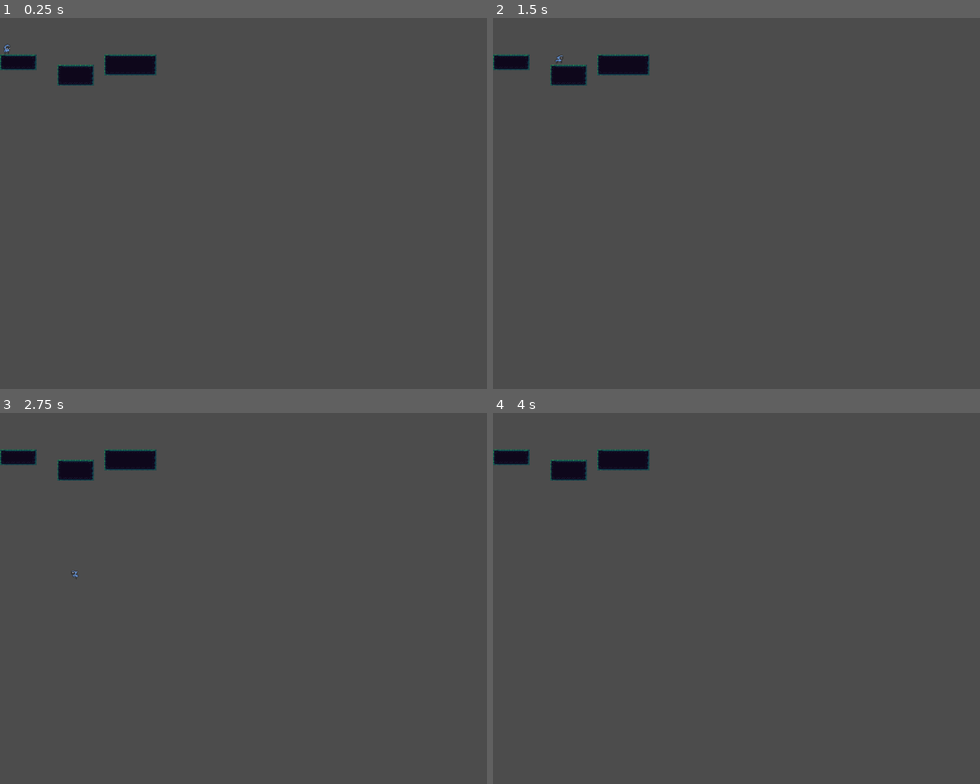
Above: before the commit, frames 1-4 (two rows, left to right).
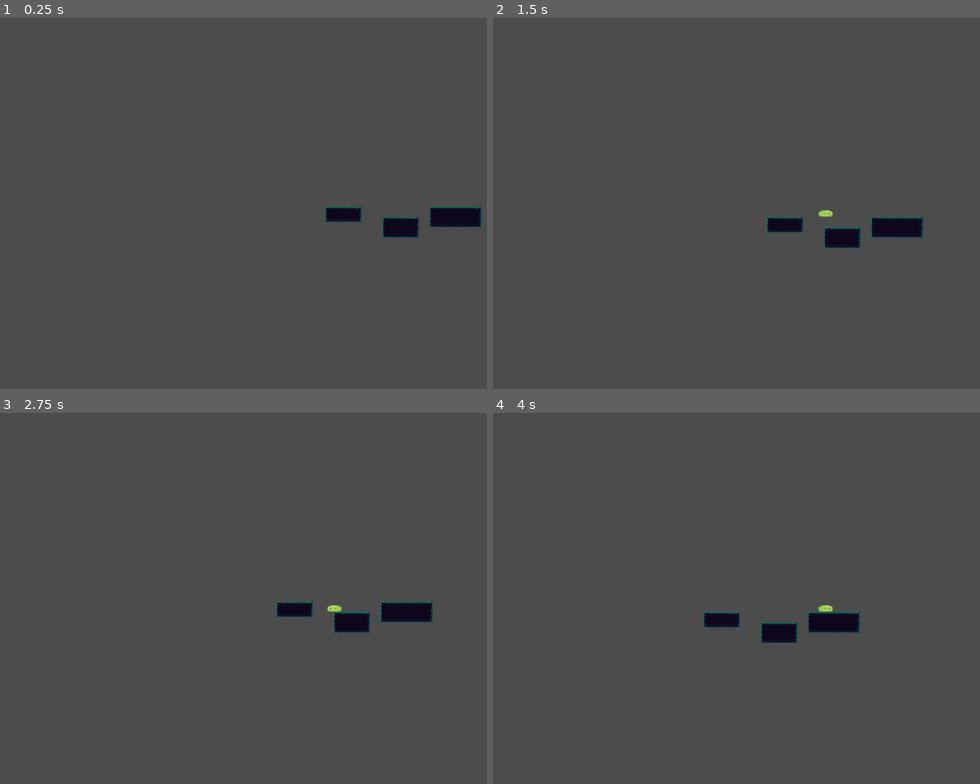
Above: after the commit, the same moments.

Repository: Sir-Tetris/SatGDGameJam
Game: Godot game, scene res://scenes_and_scripts/main.tscn
Two runs of this game, one before a commit and one after it. Both use one fixed random seed, a clock stepped at 60 frames per second and the inputs below.
Inputs:
- Up to frame 1 (0.25 s): no input
- Up to frame 2 (1.5 s): tap Enter at 0.5 s; hold W (jump) 0.53-1.28 s; hold D (move_right) from 0.53 s (still down); tap W (jump) at 1.35 s
- Up to frame 3 (2.75 s): tap W (jump) at 1.52, 1.82 s; release D (move_right) at 2.03 s; hold A (move_left) from 2.03 s (still down); hold W (jump) from 2.03 s (still down)
- Up to frame 4 (4 s): release A (move_left) at 2.78 s; release W (jump) at 2.78 s; hold D (move_right) from 2.78 s (still down); tap W (jump) at 2.85, 3.02, 3.32 s; hold W (jump) from 3.53 s (still down)

The runs differ from the first frame. In frame 1, 2.7% of the frame differs, in the area x 0-99%, y 7-60%; in frame 2, 2.7%; in frame 3, 2.8%, in the area x 0-89%, y 9-60%; in frame 4, 2.7%.

Commit message:
animations

Diff:
--- a/player.gd
+++ b/player.gd
@@ -2,31 +2,91 @@
 
 var velocity := Vector2.ZERO
 export(int) var max_speed = 100
-export(float) var gravity = 9.8
-export(int) var jump_speed = 100
+export(float) var gravity = 20
+export(int) var jump_speed = 10000
 export(int) var acceleration = 25
 export(int) var friction = 25
 
-export(NodePath) onready var anim = get_node(anim) as AnimatedSprite
+enum states {IDLE, MOVE, JUMP, SWALLOW, HIT, DIE, FALL}
+var state = states.IDLE
+
+export(NodePath) onready var anim = get_node(anim) as AnimationPlayer
+export(NodePath) onready var sprites = get_node(sprites) as Node2D
 
 func _physics_process(delta: float) -> void:
+
+	handle_movement()
+	check_all()
+
+
+	if state != states.JUMP:
+		velocity.y += gravity
+
+	velocity = move_and_slide(velocity, Vector2.UP)
+
+
+func _on_AnimationPlayer_animation_finished(anim_name: String) -> void:
+	for sprite in sprites.get_children():
+		sprite.hide()
+		if sprite.name == anim_name:
+			sprite.show()
+
+	if anim_name == "jump":
+		state = states.IDLE
+
+func handle_movement() -> void:
 	var input_vector = Input.get_action_strength("move_right") - Input.get_action_strength("move_left")
+
 
 	if input_vector != 0:
 		velocity.x = move_toward(velocity.x, max_speed * input_vector, acceleration)
-		anim.play("run")
-		anim.flip_h = input_vector < 0
+		for sprite in sprites.get_children():
+			sprite.flip_h = input_vector < 0
+			if sprite.flip_h:
+				sprite.set_offset(Vector2(-10, 0))
+			else:
+				sprite.set_offset(Vector2.ZERO)
 
 	else:
 		velocity.x = move_toward(velocity.x, 0, friction)
-		anim.play("idle")
 
-	var jump_vector = Input.get_action_strength("jump")
-
-	if jump_vector != 0 and is_on_floor():
-		velocity.y -= jump_speed * jump_vector
+	if Input.is_action_just_pressed("jump") and is_on_floor():
 		anim.play("jump")
 
-	velocity.y += gravity
+func play_anims() -> void:
+	match state:
+		states.IDLE:
+			anim.play("idle")
 
-	velocity = move_and_slide(velocity)
+		states.MOVE:
+			anim.play("move")
+
+		states.JUMP:
+			anim.play("jump")
+
+		states.HIT:
+			anim.play("hit")
+
+		states.SWALLOW:
+			anim.play("swallow")
+
+		states.DIE:
+			anim.play("die")
+
+		states.FALL:
+			anim.play("idle")
+
+
+func check_all():
+	if anim.current_animation == "jump":
+		state = states.JUMP
+		print("jumping")
+
+	elif velocity.x == 0 and is_on_floor():
+		state = states.IDLE
+
+	elif velocity.x != 0 and is_on_floor():
+		state = states.MOVE
+
+	elif velocity.y >= 0 and !is_on_floor():
+		state = states.FALL
--- a/scenes_and_scripts/main.tscn
+++ b/scenes_and_scripts/main.tscn
@@ -604,4 +604,4 @@
 tile_data = PoolIntArray( 458752, 2, 0, 458753, 2, 1, 458754, 2, 1, 458755, 2, 1, 458756, 2, 1, 458757, 2, 1, 458758, 2 …(1473 unchanged characters)…
 
 [node name="KinematicBody2D" parent="." instance=ExtResource( 2 )]
-position = Vector2( 11, 46 )
+position = Vector2( 13, 69 )
--- a/scenes_and_scripts/player.tscn
+++ b/scenes_and_scripts/player.tscn
@@ -1,112 +1,476 @@
-[gd_scene load_steps=24 format=2]
-
-[ext_resource path="res://assets/platform_metroidvania asset pack v1.01/herochar sprites(new)/herochar_idle_anim_strip_4.png" type="Texture" id=1]
+[gd_scene load_steps=16 format=2]
+
+[ext_resource path="res://assets/Slimes/slime_hit.png" type="Texture" id=1]
 [ext_resource path="res://player.gd" type="Script" id=2]
-[ext_resource path="res://assets/platform_metroidvania asset pack v1.01/herochar sprites(new)/herochar_run_anim_strip_6.png" type="Texture" id=3]
-[ext_resource path="res://assets/platform_metroidvania asset pack v1.01/herochar sprites(new)/herochar_jump_up_anim_strip_3.png" type="Texture" id=4]
-[ext_resource path="res://assets/platform_metroidvania asset pack v1.01/herochar sprites(new)/herochar_jump_down_anim_strip_3.png" type="Texture" id=5]
-
-[sub_resource type="AtlasTexture" id=1]
-atlas = ExtResource( 1 )
-region = Rect2( 0, 0, 16, 16 )
-
-[sub_resource type="AtlasTexture" id=2]
-atlas = ExtResource( 1 )
-region = Rect2( 16, 0, 16, 16 )
-
-[sub_resource type="AtlasTexture" id=3]
-atlas = ExtResource( 1 )
-region = Rect2( 32, 0, 16, 16 )
-
-[sub_resource type="AtlasTexture" id=4]
-atlas = ExtResource( 1 )
-region = Rect2( 48, 0, 16, 16 )
-
-[sub_resource type="AtlasTexture" id=7]
-atlas = ExtResource( 3 )
-region = Rect2( 0, 0, 16, 16 )
-
-[sub_resource type="AtlasTexture" id=8]
-atlas = ExtResource( 3 )
-region = Rect2( 16, 0, 16, 16 )
-
-[sub_resource type="AtlasTexture" id=9]
-atlas = ExtResource( 3 )
-region = Rect2( 32, 0, 16, 16 )
-
-[sub_resource type="AtlasTexture" id=10]
-atlas = ExtResource( 3 )
-region = Rect2( 48, 0, 16, 16 )
-
-[sub_resource type="AtlasTexture" id=11]
-atlas = ExtResource( 3 )
-region = Rect2( 64, 0, 16, 16 )
-
-[sub_resource type="AtlasTexture" id=12]
-atlas = ExtResource( 3 )
-region = Rect2( 80, 0, 16, 16 )
-
-[sub_resource type="AtlasTexture" id=13]
-atlas = ExtResource( 5 )
-region = Rect2( 0, 0, 16, 16 )
-
-[sub_resource type="AtlasTexture" id=14]
-atlas = ExtResource( 5 )
-region = Rect2( 16, 0, 16, 16 )
-
-[sub_resource type="AtlasTexture" id=15]
-atlas = ExtResource( 5 )
-region = Rect2( 32, 0, 16, 16 )
-
-[sub_resource type="AtlasTexture" id=16]
-atlas = ExtResource( 4 )
-region = Rect2( 0, 0, 16, 16 )
-
-[sub_resource type="AtlasTexture" id=17]
-atlas = ExtResource( 4 )
-region = Rect2( 16, 0, 16, 16 )
-
-[sub_resource type="AtlasTexture" id=18]
-atlas = ExtResource( 4 )
-region = Rect2( 32, 0, 16, 16 )
-
-[sub_resource type="SpriteFrames" id=5]
-animations = [ {
-"frames": [ SubResource( 1 ), SubResource( 2 ), SubResource( 3 ), SubResource( 4 ) ],
-"loop": true,
-"name": "idle",
-"speed": 8.0
-}, {
-"frames": [ SubResource( 7 ), SubResource( 8 ), SubResource( 9 ), SubResource( 10 ), SubResource( 11 ), SubResource( 12 ) ],
-"loop": true,
-"name": "run",
-"speed": 8.0
-}, {
-"frames": [ SubResource( 13 ), SubResource( 14 ), SubResource( 15 ) ],
-"loop": true,
-"name": "land",
-"speed": 5.0
-}, {
-"frames": [ SubResource( 16 ), SubResource( 17 ), SubResource( 18 ) ],
-"loop": true,
-"name": "jump",
-"speed": 85.0
-} ]
-
-[sub_resource type="RectangleShape2D" id=6]
-extents = Vector2( 5, 7.5 )
+[ext_resource path="res://assets/Slimes/slime_idle3.png" type="Texture" id=3]
+[ext_resource path="res://assets/Slimes/slime_jump.png" type="Texture" id=4]
+[ext_resource path="res://assets/Slimes/slime_move.png" type="Texture" id=5]
+[ext_resource path="res://assets/Slimes/slime_swallow.png" type="Texture" id=6]
+[ext_resource path="res://assets/Slimes/slime_die.png" type="Texture" id=7]
+
+[sub_resource type="Animation" id=1]
+length = 0.001
+tracks/0/type = "value"
+tracks/0/path = NodePath("Node2D/idle:frame")
+tracks/0/interp = 1
+tracks/0/loop_wrap = true
+tracks/0/imported = false
+tracks/0/enabled = true
+tracks/0/keys = {
+"times": PoolRealArray( 0 ),
+"transitions": PoolRealArray( 1 ),
+"update": 0,
+"values": [ 28 ]
+}
+tracks/1/type = "value"
+tracks/1/path = NodePath("Node2D/move:frame")
+tracks/1/interp = 1
+tracks/1/loop_wrap = true
+tracks/1/imported = false
+tracks/1/enabled = true
+tracks/1/keys = {
+"times": PoolRealArray( 0 ),
+"transitions": PoolRealArray( 1 ),
+"update": 0,
+"values": [ 28 ]
+}
+tracks/2/type = "value"
+tracks/2/path = NodePath("Node2D/swallow:frame")
+tracks/2/interp = 1
+tracks/2/loop_wrap = true
+tracks/2/imported = false
+tracks/2/enabled = true
+tracks/2/keys = {
+"times": PoolRealArray( 0 ),
+"transitions": PoolRealArray( 1 ),
+"update": 0,
+"values": [ 56 ]
+}
+tracks/3/type = "value"
+tracks/3/path = NodePath("Node2D/jump:frame")
+tracks/3/interp = 1
+tracks/3/loop_wrap = true
+tracks/3/imported = false
+tracks/3/enabled = true
+tracks/3/keys = {
+"times": PoolRealArray( 0 ),
+"transitions": PoolRealArray( 1 ),
+"update": 0,
+"values": [ 44 ]
+}
+tracks/4/type = "value"
+tracks/4/path = NodePath("Node2D/hit:frame")
+tracks/4/interp = 1
+tracks/4/loop_wrap = true
+tracks/4/imported = false
+tracks/4/enabled = true
+tracks/4/keys = {
+"times": PoolRealArray( 0 ),
+"transitions": PoolRealArray( 1 ),
+"update": 0,
+"values": [ 8 ]
+}
+tracks/5/type = "value"
+tracks/5/path = NodePath("Node2D/die:frame")
+tracks/5/interp = 1
+tracks/5/loop_wrap = true
+tracks/5/imported = false
+tracks/5/enabled = true
+tracks/5/keys = {
+"times": PoolRealArray( 0 ),
+"transitions": PoolRealArray( 1 ),
+"update": 0,
+"values": [ 52 ]
+}
+tracks/6/type = "value"
+tracks/6/path = NodePath("Node2D/idle:visible")
+tracks/6/interp = 1
+tracks/6/loop_wrap = true
+tracks/6/imported = false
+tracks/6/enabled = true
+tracks/6/keys = {
+"times": PoolRealArray( 0 ),
+"transitions": PoolRealArray( 1 ),
+"update": 0,
+"values": [ false ]
+}
+tracks/7/type = "value"
+tracks/7/path = NodePath("Node2D/hit:visible")
+tracks/7/interp = 1
+tracks/7/loop_wrap = true
+tracks/7/imported = false
+tracks/7/enabled = true
+tracks/7/keys = {
+"times": PoolRealArray( 0 ),
+"transitions": PoolRealArray( 1 ),
+"update": 0,
+"values": [ false ]
+}
+tracks/8/type = "value"
+tracks/8/path = NodePath("Node2D/die:visible")
+tracks/8/interp = 1
+tracks/8/loop_wrap = true
+tracks/8/imported = false
+tracks/8/enabled = true
+tracks/8/keys = {
+"times": PoolRealArray( 0 ),
+"transitions": PoolRealArray( 1 ),
+"update": 0,
+"values": [ false ]
+}
+tracks/9/type = "value"
+tracks/9/path = NodePath("Node2D/jump:visible")
+tracks/9/interp = 1
+tracks/9/loop_wrap = true
+tracks/9/imported = false
+tracks/9/enabled = true
+tracks/9/keys = {
+"times": PoolRealArray( 0 ),
+"transitions": PoolRealArray( 1 ),
+"update": 0,
+"values": [ false ]
+}
+tracks/10/type = "value"
+tracks/10/path = NodePath("Node2D/move:visible")
+tracks/10/interp = 1
+tracks/10/loop_wrap = true
+tracks/10/imported = false
+tracks/10/enabled = true
+tracks/10/keys = {
+"times": PoolRealArray( 0 ),
+"transitions": PoolRealArray( 1 ),
+"update": 0,
+"values": [ false ]
+}
+tracks/11/type = "value"
+tracks/11/path = NodePath("Node2D/swallow:visible")
+tracks/11/interp = 1
+tracks/11/loop_wrap = true
+tracks/11/imported = false
+tracks/11/enabled = true
+tracks/11/keys = {
+"times": PoolRealArray( 0 ),
+"transitions": PoolRealArray( 1 ),
+"update": 0,
+"values": [ false ]
+}
+tracks/12/type = "value"
+tracks/12/path = NodePath("CollisionShape2D:position")
+tracks/12/interp = 1
+tracks/12/loop_wrap = true
+tracks/12/imported = false
+tracks/12/enabled = true
+tracks/12/keys = {
+"times": PoolRealArray( 0 ),
+"transitions": PoolRealArray( 1 ),
+"update": 0,
+"values": [ Vector2( -1, -21 ) ]
+}
+tracks/13/type = "value"
+tracks/13/path = NodePath("CollisionShape2D:scale")
+tracks/13/interp = 1
+tracks/13/loop_wrap = true
+tracks/13/imported = false
+tracks/13/enabled = true
+tracks/13/keys = {
+"times": PoolRealArray( 0 ),
+"transitions": PoolRealArray( 1 ),
+"update": 0,
+"values": [ Vector2( 1, 1 ) ]
+}
+tracks/14/type = "value"
+tracks/14/path = NodePath("CollisionShape2D:shape:extents")
+tracks/14/interp = 1
+tracks/14/loop_wrap = true
+tracks/14/imported = false
+tracks/14/enabled = true
+tracks/14/keys = {
+"times": PoolRealArray( 0 ),
+"transitions": PoolRealArray( 1 ),
+"update": 0,
+"values": [ Vector2( 7, 10.5 ) ]
+}
+
+[sub_resource type="Animation" id=2]
+resource_name = "die"
+length = 1.3
+tracks/0/type = "value"
+tracks/0/path = NodePath("Node2D/die:frame")
+tracks/0/interp = 1
+tracks/0/loop_wrap = true
+tracks/0/imported = false
+tracks/0/enabled = true
+tracks/0/keys = {
+"times": PoolRealArray( 0, 0.1, 0.2, 0.3, 0.4, 0.5, 0.6, 0.7, 0.8, 0.9, 1, 1.1, 1.2 ),
+"transitions": PoolRealArray( 1, 1, 1, 1, 1, 1, 1, 1, 1, 1, 1, 1, 1 ),
+"update": 1,
+"values": [ 52, 53, 54, 55, 56, 57, 58, 59, 60, 61, 62, 63, 64 ]
+}
+tracks/1/type = "value"
+tracks/1/path = NodePath("Node2D/die:visible")
+tracks/1/interp = 1
+tracks/1/loop_wrap = true
+tracks/1/imported = false
+tracks/1/enabled = true
+tracks/1/keys = {
+"times": PoolRealArray( 0 ),
+"transitions": PoolRealArray( 1 ),
+"update": 1,
+"values": [ true ]
+}
+
+[sub_resource type="Animation" id=3]
+resource_name = "hit"
+length = 0.2
+tracks/0/type = "value"
+tracks/0/path = NodePath("Node2D/hit:frame")
+tracks/0/interp = 1
+tracks/0/loop_wrap = true
+tracks/0/imported = false
+tracks/0/enabled = true
+tracks/0/keys = {
+"times": PoolRealArray( 0, 0.1 ),
+"transitions": PoolRealArray( 1, 1 ),
+"update": 1,
+"values": [ 8, 9 ]
+}
+tracks/1/type = "value"
+tracks/1/path = NodePath("Node2D/hit:visible")
+tracks/1/interp = 1
+tracks/1/loop_wrap = true
+tracks/1/imported = false
+tracks/1/enabled = true
+tracks/1/keys = {
+"times": PoolRealArray( 0 ),
+"transitions": PoolRealArray( 1 ),
+"update": 1,
+"values": [ true ]
+}
+
+[sub_resource type="Animation" id=4]
+resource_name = "idle"
+length = 0.7
+tracks/0/type = "value"
+tracks/0/path = NodePath("Node2D/idle:frame")
+tracks/0/interp = 1
+tracks/0/loop_wrap = true
+tracks/0/imported = false
+tracks/0/enabled = true
+tracks/0/keys = {
+"times": PoolRealArray( 0, 0.1, 0.2, 0.3, 0.4, 0.5, 0.6 ),
+"transitions": PoolRealArray( 1, 1, 1, 1, 1, 1, 1 ),
+"update": 1,
+"values": [ 28, 29, 30, 31, 32, 33, 34 ]
+}
+tracks/1/type = "value"
+tracks/1/path = NodePath("Node2D/idle:visible")
+tracks/1/interp = 1
+tracks/1/loop_wrap = true
+tracks/1/imported = false
+tracks/1/enabled = true
+tracks/1/keys = {
+"times": PoolRealArray( 0 ),
+"transitions": PoolRealArray( 1 ),
+"update": 1,
+"values": [ true ]
+}
+
+[sub_resource type="Animation" id=5]
+resource_name = "jump"
+length = 1.1
+tracks/0/type = "value"
+tracks/0/path = NodePath("Node2D/jump:frame")
+tracks/0/interp = 1
+tracks/0/loop_wrap = true
+tracks/0/imported = false
+tracks/0/enabled = true
+tracks/0/keys = {
+"times": PoolRealArray( 0, 0.1, 0.2, 0.3, 0.4, 0.5, 0.6, 0.7, 0.8, 0.9, 1 ),
+"transitions": PoolRealArray( 1, 1, 1, 1, 1, 1, 1, 1, 1, 1, 1 ),
+"update": 1,
+"values": [ 44, 45, 46, 47, 48, 49, 50, 51, 52, 53, 54 ]
+}
+tracks/1/type = "value"
+tracks/1/path = NodePath("Node2D/jump:visible")
+tracks/1/interp = 1
+tracks/1/loop_wrap = true
+tracks/1/imported = false
+tracks/1/enabled = true
+tracks/1/keys = {
+"times": PoolRealArray( 0 ),
+"transitions": PoolRealArray( 1 ),
+"update": 1,
+"values": [ true ]
+}
+tracks/2/type = "value"
+tracks/2/path = NodePath("CollisionShape2D:position")
+tracks/2/interp = 1
+tracks/2/loop_wrap = true
+tracks/2/imported = false
+tracks/2/enabled = true
+tracks/2/keys = {
+"times": PoolRealArray( 0, 0.1, 0.2, 0.3, 0.5, 0.6, 0.7, 0.8, 0.9, 1 ),
+"transitions": PoolRealArray( 1, 1, 1, 1, 1, 1, 1, 1, 1, 1 ),
+"update": 0,
+"values": [ Vector2( -1.5, -1.5 ), Vector2( -1.5, 0.5 ), Vector2( -1, -21 ), Vector2( -1.5, -27.25 ), Vector2( -1.5, -31.25 ), Vector2( -1.5, -29.5 ), Vector2( -1.5, -27.5 ), Vector2( -1.5, -20.6875 ), Vector2( -1, 0 ), Vector2( -1.5, -1.67188 ) ]
+}
+tracks/3/type = "value"
+tracks/3/path = NodePath("CollisionShape2D:shape:extents")
+tracks/3/interp = 1
+tracks/3/loop_wrap = true
+tracks/3/imported = false
+tracks/3/enabled = true
+tracks/3/keys = {
+"times": PoolRealArray( 0, 0.1, 0.2, 0.3, 0.4, 0.5, 0.6, 0.7, 0.8, 0.9, 1 ),
+"transitions": PoolRealArray( 1, 1, 1, 1, 1, 1, 1, 1, 1, 1, 1 ),
+"update": 0,
+"values": [ Vector2( 9.75, 7.5 ), Vector2( 11.5, 5.5 ), Vector2( 7, 10.5 ), Vector2( 7.5, 9.75 ), Vector2( 9.5, 7.5 ), Vector2( 10.5, 6.75 ), Vector2( 9.5, 7.5 ), Vector2( 7.5, 9.5 ), Vector2( 6.5, 10.3125 ), Vector2( 11.5, 5.65625 ), Vector2( 9.5, 7.32813 ) ]
+}
+
+[sub_resource type="Animation" id=6]
+resource_name = "move"
+length = 0.7
+tracks/0/type = "value"
+tracks/0/path = NodePath("Node2D/move:frame")
+tracks/0/interp = 1
+tracks/0/loop_wrap = true
+tracks/0/imported = false
+tracks/0/enabled = true
+tracks/0/keys = {
+"times": PoolRealArray( 0, 0.1, 0.2, 0.3, 0.4, 0.5, 0.6 ),
+"transitions": PoolRealArray( 1, 1, 1, 1, 1, 1, 1 ),
+"update": 1,
+"values": [ 28, 29, 30, 31, 32, 33, 34 ]
+}
+tracks/1/type = "value"
+tracks/1/path = NodePath("Node2D/move:visible")
+tracks/1/interp = 1
+tracks/1/loop_wrap = true
+tracks/1/imported = false
+tracks/1/enabled = true
+tracks/1/keys = {
+"times": PoolRealArray( 0 ),
+"transitions": PoolRealArray( 1 ),
+"update": 1,
+"values": [ true ]
+}
+
+[sub_resource type="Animation" id=7]
+resource_name = "swallow"
+length = 1.4
+tracks/0/type = "value"
+tracks/0/path = NodePath("Node2D/swallow:frame")
+tracks/0/interp = 1
+tracks/0/loop_wrap = true
+tracks/0/imported = false
+tracks/0/enabled = true
+tracks/0/keys = {
+"times": PoolRealArray( 0, 0.1, 0.2, 0.3, 0.4, 0.5, 0.6, 0.7, 0.8, 0.9, 1, 1.1, 1.2, 1.3 ),
+"transitions": PoolRealArray( 1, 1, 1, 1, 1, 1, 1, 1, 1, 1, 1, 1, 1, 1 ),
+"update": 1,
+"values": [ 56, 57, 58, 59, 60, 61, 62, 63, 64, 65, 66, 67, 68, 69 ]
+}
+tracks/1/type = "value"
+tracks/1/path = NodePath("Node2D/swallow:visible")
+tracks/1/interp = 1
+tracks/1/loop_wrap = true
+tracks/1/imported = false
+tracks/1/enabled = true
+tracks/1/keys = {
+"times": PoolRealArray( 0 ),
+"transitions": PoolRealArray( 1 ),
+"update": 1,
+"values": [ true ]
+}
+
+[sub_resource type="RectangleShape2D" id=8]
+extents = Vector2( 7, 10.5 )
 
 [node name="KinematicBody2D" type="KinematicBody2D"]
 script = ExtResource( 2 )
 jump_speed = 25
-anim = NodePath("AnimatedSprite")
-
-[node name="AnimatedSprite" type="AnimatedSprite" parent="."]
-frames = SubResource( 5 )
-animation = "land"
-frame = 1
-playing = true
+anim = NodePath("AnimationPlayer")
+sprites = NodePath("Node2D")
+
+[node name="AnimationPlayer" type="AnimationPlayer" parent="."]
+anims/RESET = SubResource( 1 )
+anims/die = SubResource( 2 )
+anims/hit = SubResource( 3 )
+anims/idle = SubResource( 4 )
+anims/jump = SubResource( 5 )
+anims/move = SubResource( 6 )
+anims/swallow = SubResource( 7 )
+
+[node name="Node2D" type="Node2D" parent="."]
+
+[node name="idle" type="Sprite" parent="Node2D"]
+visible = false
+position = Vector2( 5, -6 )
+texture = ExtResource( 3 )
+hframes = 7
+vframes = 7
+frame = 28
+
+[node name="move" type="Sprite" parent="Node2D"]
+visible = false
+position = Vector2( 5, -6 )
+texture = ExtResource( 5 )
+hframes = 7
+vframes = 7
+frame = 28
+__meta__ = {
+"_editor_description_": ""
+}
+
+[node name="swallow" type="Sprite" parent="Node2D"]
+visible = false
+position = Vector2( 5, -6 )
+texture = ExtResource( 6 )
+hframes = 14
+vframes = 7
+frame = 56
+__meta__ = {
+"_editor_description_": ""
+}
+
+[node name="jump" type="Sprite" parent="Node2D"]
+visible = false
+position = Vector2( 5, -6 )
+texture = ExtResource( 4 )
+hframes = 11
+vframes = 7
+frame = 44
+__meta__ = {
+"_editor_description_": ""
+}
+
+[node name="hit" type="Sprite" parent="Node2D"]
+visible = false
+position = Vector2( 5, -6 )
+texture = ExtResource( 1 )
+hframes = 2
+vframes = 7
+frame = 8
+__meta__ = {
+"_editor_description_": ""
+}
+
+[node name="die" type="Sprite" parent="Node2D"]
+visible = false
+position = Vector2( 5, -6 )
+texture = ExtResource( 7 )
+hframes = 13
+vframes = 7
+frame = 52
+__meta__ = {
+"_editor_description_": ""
+}
 
 [node name="CollisionShape2D" type="CollisionShape2D" parent="."]
-position = Vector2( -0.5, 0.5 )
-shape = SubResource( 6 )
+position = Vector2( -1, -21 )
+shape = SubResource( 8 )
+
+[node name="Camera2D" type="Camera2D" parent="."]
+current = true
+
+[connection signal="animation_started" from="AnimationPlayer" to="." method="_on_AnimationPlayer_animation_finished"]
Binary file added: assets/Slimes/slime_die.png
Not shown, added: assets/Slimes/slime_die.png.import
Binary file added: assets/Slimes/slime_hit.png
Not shown, added: assets/Slimes/slime_hit.png.import
Binary file added: assets/Slimes/slime_idle1.png
Not shown, added: assets/Slimes/slime_idle1.png.import
Binary file added: assets/Slimes/slime_idle2.png
Not shown, added: assets/Slimes/slime_idle2.png.import
Binary file added: assets/Slimes/slime_idle3.png
Not shown, added: assets/Slimes/slime_idle3.png.import
Binary file added: assets/Slimes/slime_jump.png
Not shown, added: assets/Slimes/slime_jump.png.import
(and 6 more such lines)
